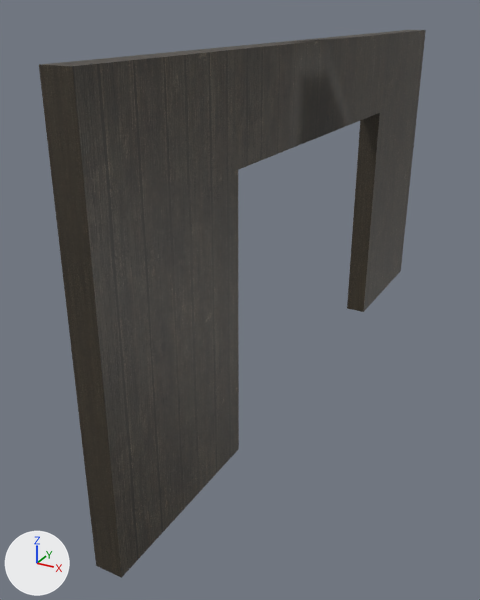
The FBX model Lost Files 01/Assets/Models/Egemen/ciftkapi.fbx as it was, and as the next commit left it.
Camera for both pictures: a 50 mm lens placed at (2.23, -3.85, 1.73), pointed at (-0.41, 0.94, -0.67). The lights are fixed; the arrows at lower left show +X, +Y and +Z.
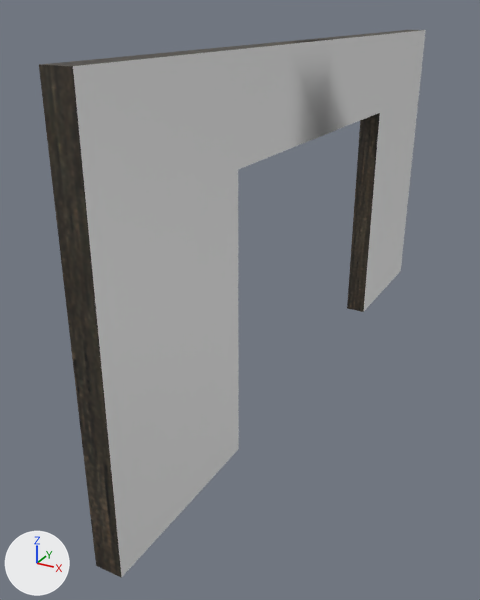
Changed parts and their boxes [x1, y1, x2, y2] in the pictures (480 x 600 px):
part 1 of me_cube_003, recoloured (black to grey)
    both: [73, 30, 426, 577]

The change, as a list of edits to the scene's bpy script:
```text
Add mat_material_008:
    mat_material_008 = principled_material('Material.008')
    mat_material_008.base_color = (0.8, 0.8, 0.8)  # white #e7e7e7
Add mat_material_009:
    mat_material_009 = principled_material('Material.009')
    mat_material_009.base_color = (0.8, 0.8, 0.8)  # white #e7e7e7
Change me_cube_003:
    where me_cube_003.from_pydata(...)  # 72 vertices, 71 faces; spans x -0.1..0.1, y -1.5..4.5, z -1.5..1.5
    used by ob_cube; location = (0.0, 0.0, 0.0)
    me_cube_003 part 1: all 20 faces centred in x 0.1, y -1.12..4.12, z -1.12..1.12 switch from mat_woodplank1 (picture img_wooden_planks_pt_1_1_png) to mat_material_008 (white #e7e7e7)
    add me_cube_003.materials.append(mat_material_009)  # white #e7e7e7
```
